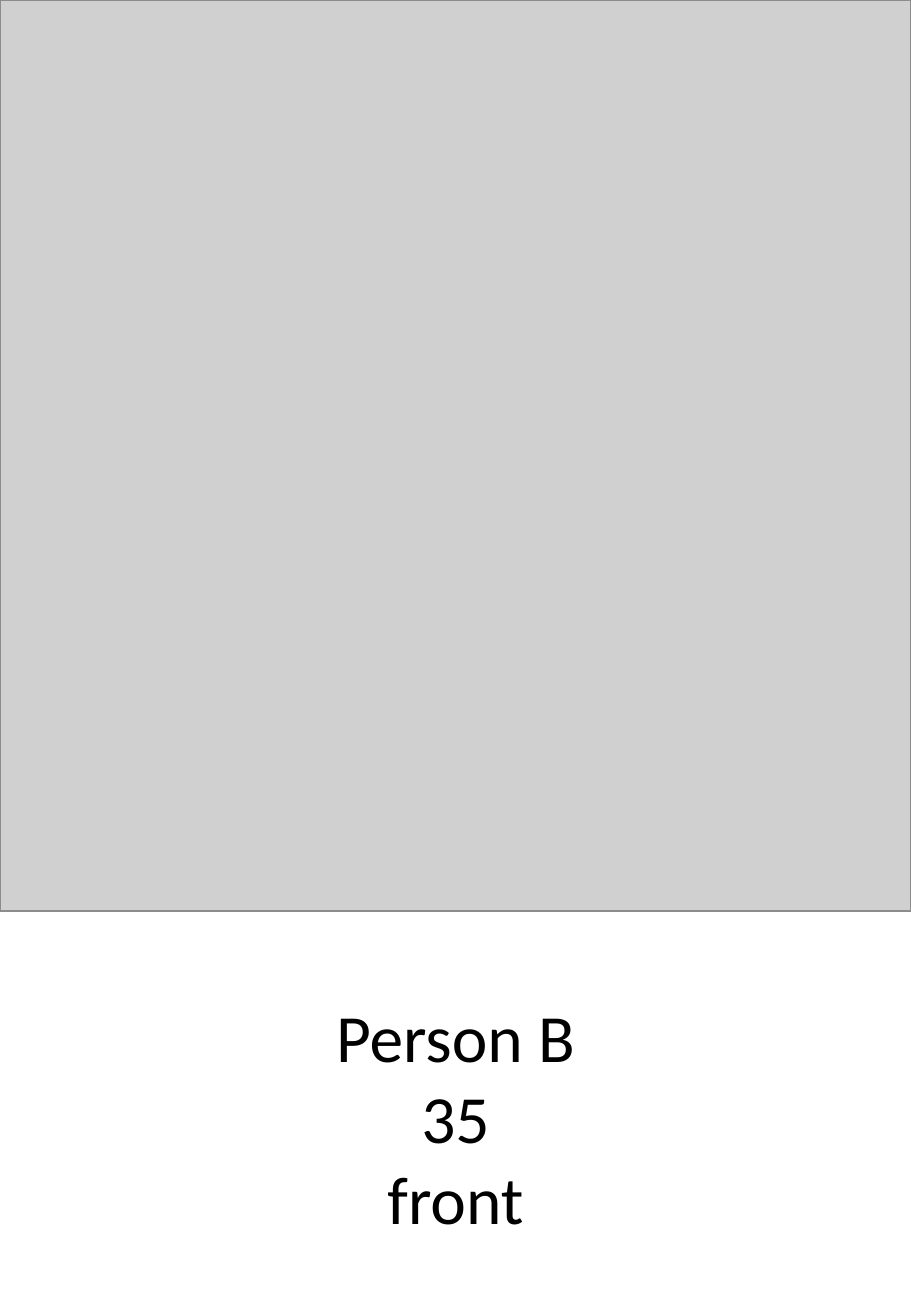
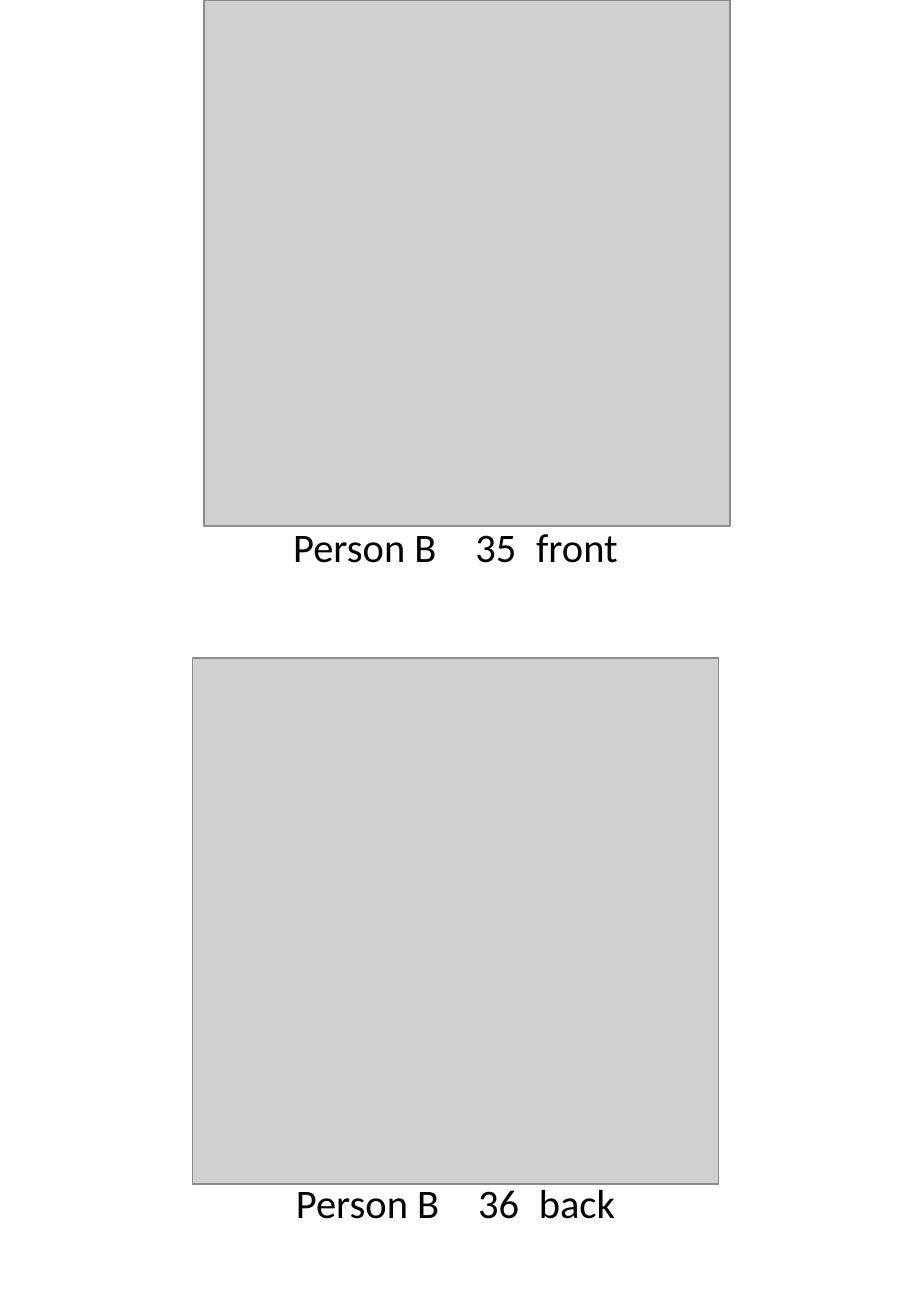
Before and after one commit to ginaamri/Mandy-PhD, a slide deck: slide 1 of studies/labor study_A/markertest_2020/pilotA/marker_personB.pptx. Drawn at 911x1316 pixels with LibreOffice and Linux fonts; fonts in the diff are those of the drawing; grey boxes stand for pictures. Boxes give left, top, right and bottom in pixels: in the first picture for what was removed or moved away, otherwise in the second. Text is boxed around its words. In the diff, an @@ line names an element or a change of style, - is before the commit and + after.

```diff
--- a/studies/labor study_A/markertest_2020/pilotA/marker_personB.pptx
+++ b/studies/labor study_A/markertest_2020/pilotA/marker_personB.pptx
@@ picture: place and size @@
-picture at bbox=[0, 0, 911, 911]
+picture at bbox=[204, 0, 730, 526]
@@ text at bbox=[293, 534, 618, 563]: text changed; size 40 to 24 pt @@
-Person B
-35
-front
+Person B 35 front
@@ picture added at bbox=[192, 658, 718, 1184] @@
@@ text added at bbox=[296, 1184, 615, 1219], 24 pt, text #000000 @@
+Person B 36 back
```
Also in this commit, not shown: 1 slide removed, 20 other files.
